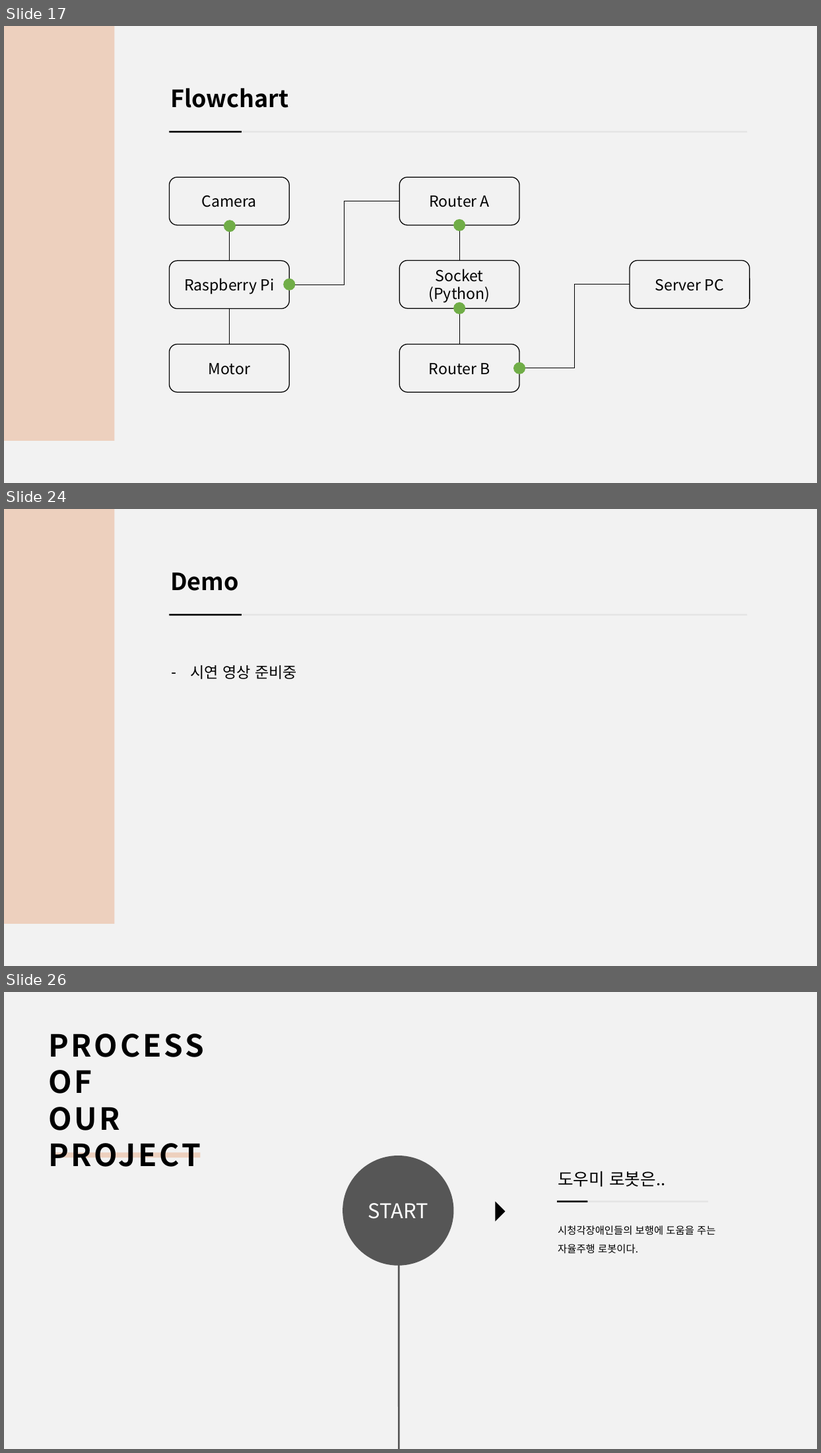
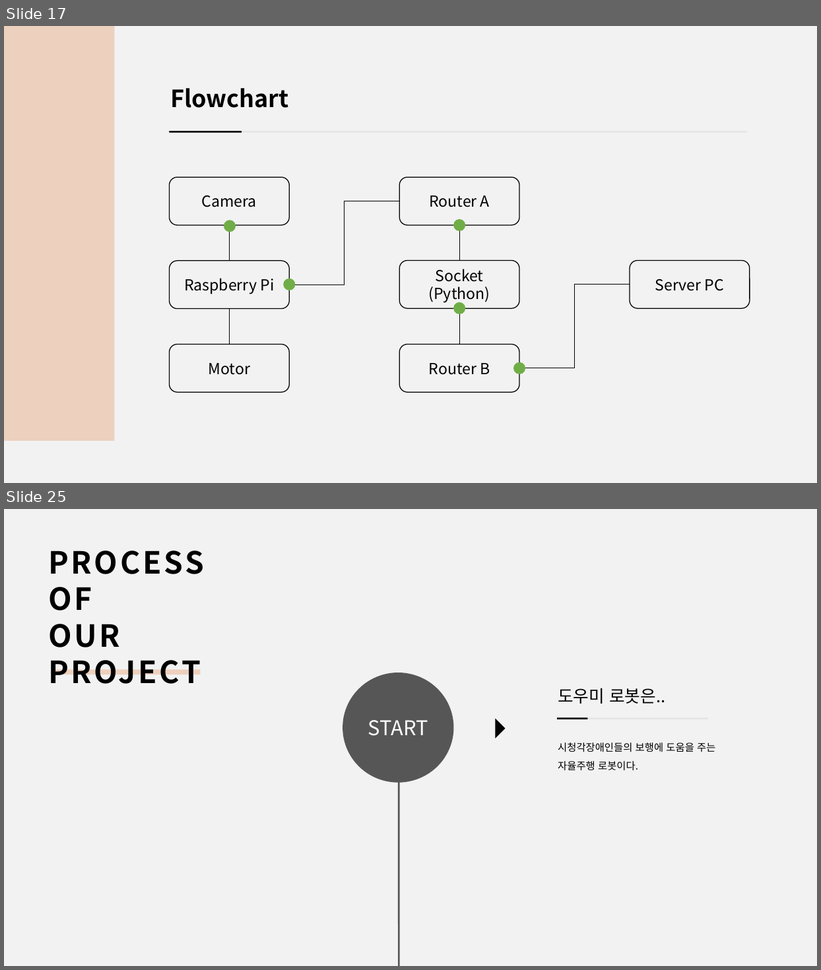
Before and after one commit to jsotouto/ICARUS, a slide deck: ICARUS 최종(일껄).pptx. Shown one above the other, each under a label of ours: slides 17, 24 and 26 before the commit, slides 17 and 25 after it; the slides between them are not shown. The pictures are 821x1453 and 821x970 pixels, drawn with LibreOffice and Linux fonts; fonts in the diff are those of the drawing. Boxes give left, top, right and bottom in pixels: in the first picture for what was removed or moved away, otherwise in the second. Text is boxed around its words. In the diff, an @@ line names an element or a change of style, - is before the commit and + after.

```diff
--- a/ICARUS 최종(일껄).pptx
+++ b/ICARUS 최종(일껄).pptx
@@ slide 24 removed at (x1=4, y1=509, x2=817, y2=966), background #F2F2F2 @@
@@ rectangle removed at (x1=4, y1=509, x2=114, y2=923) @@
@@ text removed at (x1=170, y1=572, x2=239, y2=591) @@
-Demo
@@ line removed from (169, 615) to (748, 615) @@
@@ line removed from (169, 615) to (242, 615) @@
@@ text removed at (x1=190, y1=665, x2=297, y2=679) @@
-– 시연 영상 준비중
@@ what was slide 26 is now slide 25 @@
```
Also in this commit, not shown: 10 slides changed, 2 slides added, 2 other slides removed.
